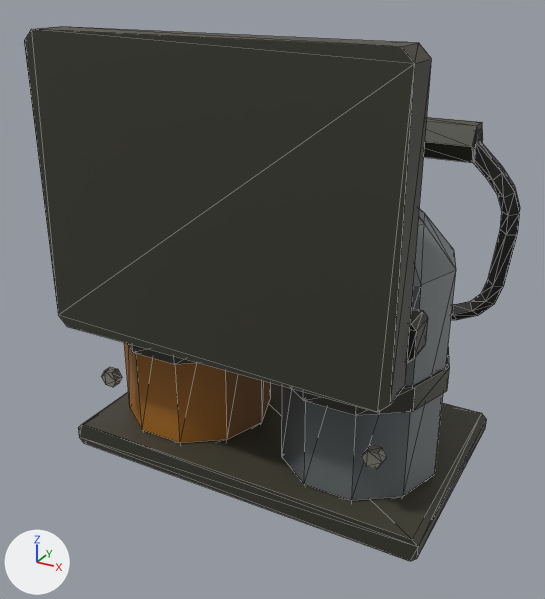
Before and after pictures for a commit that changed the glTF model public/models/parts/waist-kit.glb.
The view is the same before and after, from a camera (50 mm lens) standing at (0.684, -0.999, 0.615) and looking at (-0.028, 0.296, -0.033). The lights are fixed; the arrows at lower left show +X, +Y and +Z. The picture after the commit comes second. Mesh edges are drawn as thin lines. Where no turn or scale is listed for an object, it has been applied to the vertices. Vertices at exactly the same position are counted once.

Names of what the first picture shows: 'Body'.
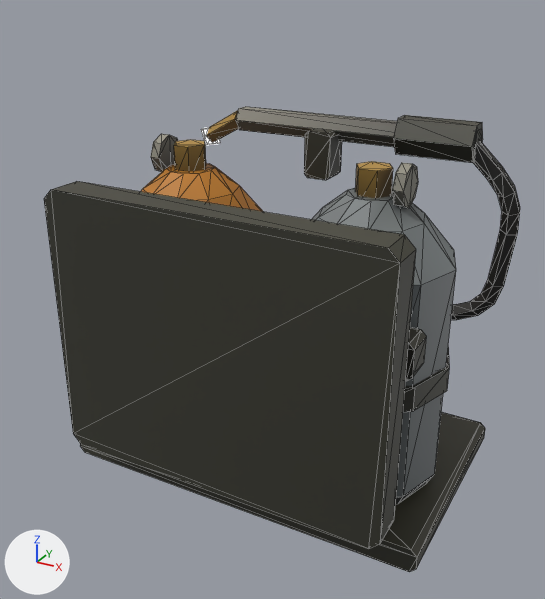
What differs and where, as boxes [x1, y1, x2, y2] in the pictures (545 x 599 px; the box of a moved part takes in the faces that stretch with it):
'Body', reshaped (13% shorter): before [24, 26, 520, 561]; after [44, 107, 520, 572]
part 1 of me_body, moved or reshaped: before [24, 26, 432, 412]; after [44, 181, 416, 549]
part 2 of me_body, moved or reshaped: before [78, 383, 487, 561]; after [80, 412, 485, 572]
part 3 of me_body, moved or reshaped: before [407, 308, 428, 363]; after [406, 327, 427, 381]
part 4 of me_body, moved or reshaped (not visible before): after [304, 129, 342, 180]
part 5 of me_body, edited (looks the same): [396, 285, 432, 498] in both
part 6 of me_body, recoloured: before [124, 342, 271, 443]; after [141, 143, 393, 211]
part 7 of me_body, edited (looks the same): [403, 218, 456, 496] in both
part 8 of me_body, edited (looks the same): [207, 148, 471, 561] in both

The change, as a list of edits to the scene's bpy script:
```text
Change me_body:
    used by ob_body; location = (0.0, 0.0, 0.0)
    remove me_body.from_pydata(...)  # 488 vertices, 872 faces; spans x -0.4..0.408, y -0.005..0.725, z -0.375..0.52
    add me_body.from_pydata(...)  # 488 vertices, 872 faces; spans x -0.4..0.408, y -0.005..0.725, z -0.4..0.336
    me_body part 1: the loose piece of 16 vertices spanning x -0.35..0.35, y -0.005..0.065, z -0.04..0.52 is moved by (0.0, 0.0, -0.28)
    me_body part 2: the loose piece of 16 vertices spanning x -0.4..0.4, y 0.06..0.54, z -0.375..-0.325 is moved by (0.0, 0.0, -0.025)
    me_body part 3: the loose piece of 16 vertices spanning x -0.36..0.36, y 0.07..0.13, z 0.02..0.09 is moved by (0.0, 0.0, -0.035)
    me_body part 4: the loose piece of 16 vertices spanning x -0.03..0.03, y 0.44..0.5, z 0.25..0.35 is moved by (0.0, 0.0, -0.05)
    me_body part 5: 143 faces centred in x -0.343..0.349, y 0.018..0.691, z -0.33..0.52 are repainted in the vertex colours; the middle colour goes from dark grey #505047 to dark grey #47473f
    me_body part 6: 85 faces centred in x -0.354..0.317, y 0.073..0.566, z -0.34..0.304 are repainted in the vertex colours; the middle colour goes from brown #99661e to brown #a06d21
    me_body part 7: 83 faces centred in x -0.317..0.354, y 0.073..0.691, z -0.181..0.298 are repainted in the vertex colours; the middle colour goes from grey #767570 to grey #797b75
    me_body part 8: 139 faces centred in x -0.396..0.396, y -0.005..0.691, z -0.371..0.513 are repainted in the vertex colours; the middle colour goes from dark grey #323128 to dark grey #322f24
```
